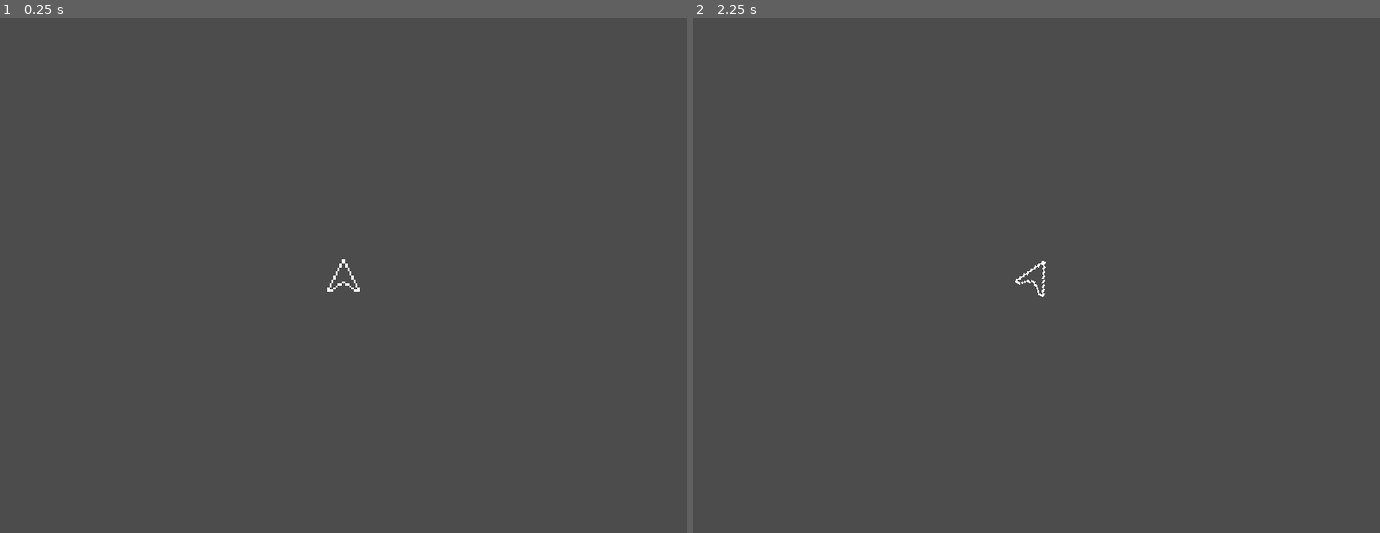
Above: before the commit, frames 1-2 (left to right).
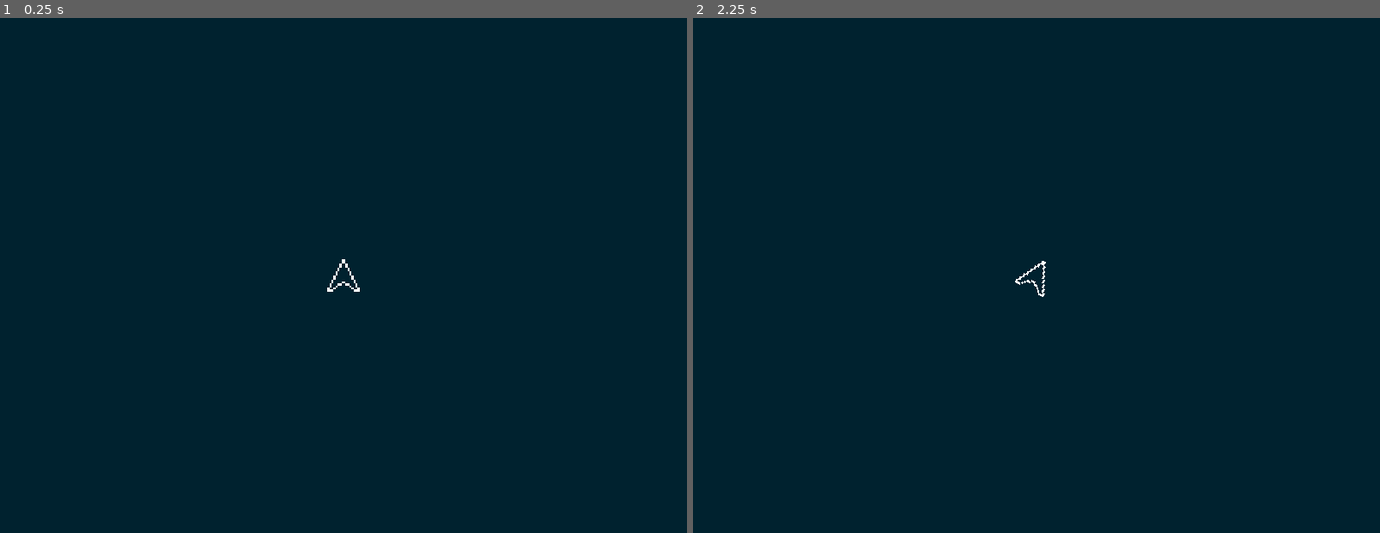
Above: after the commit, the same moments.

Repository: ccmorataya/Godot_Planetoids
Game: Godot game, scene res://scenes/Main.tscn
Same seed, same stepped clock (60 frames per second), same inputs: the game is played once before the commit and once after it.
Inputs:
- Up to frame 1 (0.25 s): no input
- Up to frame 2 (2.25 s): tap Enter at 0.5, 2 s; hold Right (ui_right) 0.53-1.28 s; tap Space at 1.25 s; hold Left (ui_left) 1.28-2.03 s; hold Right (ui_right) from 2.03 s (still down)

The runs differ from the first frame. In frame 1, 100% of the frame differs, in the area x 0-100%, y 0-100%; in frame 2, 100%.

Commit message:
Change the foreground color to dark blue

Diff:
--- a/project.godot
+++ b/project.godot
@@ -18,4 +18,5 @@
 
 quality/filters/anisotropic_filter_level=3.999
 quality/shadows/filter_mode=0
+environment/default_clear_color=Color( 0, 0.137255, 0.188235, 1 )
 environment/default_environment="res://default_env.tres"
